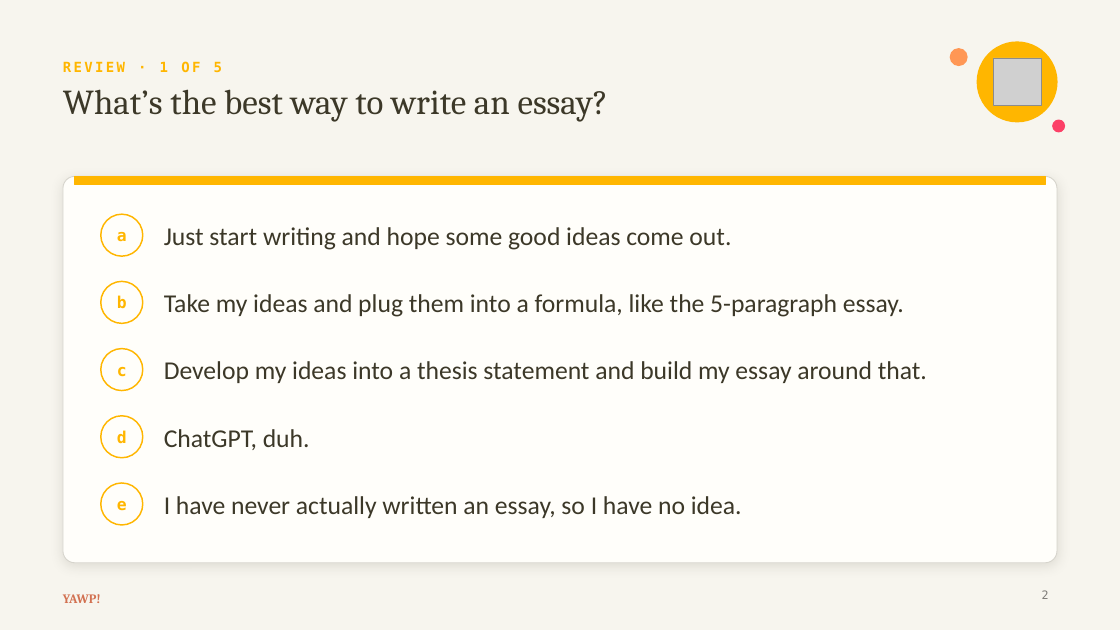
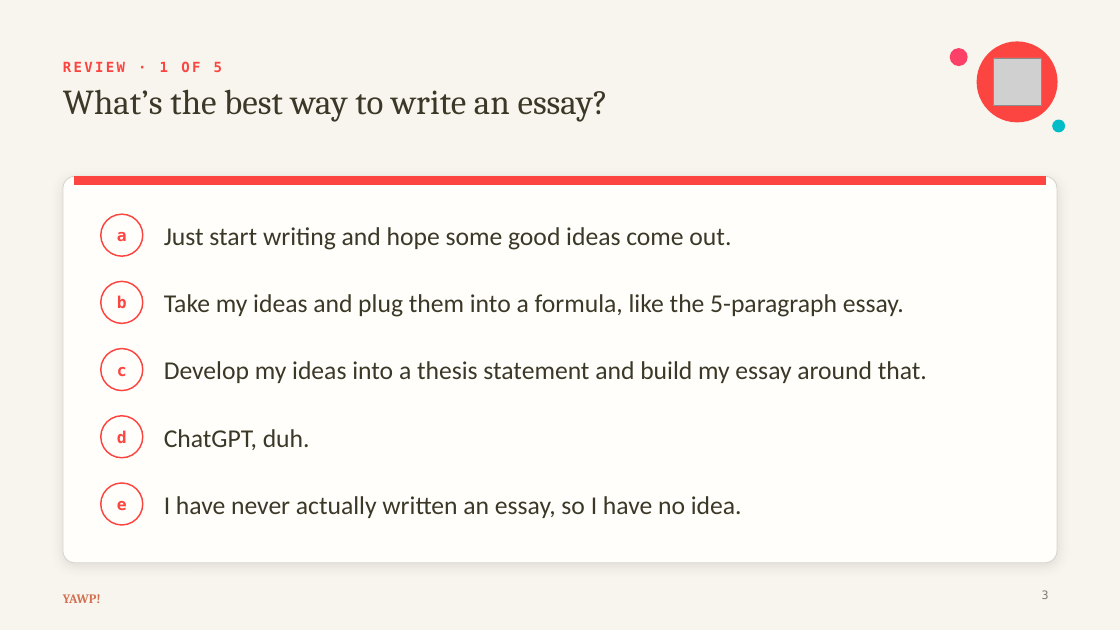
Before and after one commit to The-Connell-School/yawp, a slide deck: slide 3 of services/web-app/resources/thesis-essay-decks/lesson-5-body-paragraphs.pptx (slide 2 before the commit). Drawn at 1120x630 pixels with LibreOffice and Linux fonts; fonts in the diff are those of the drawing; grey boxes stand for pictures. Boxes give left, top, right and bottom in pixels: in the first picture for what was removed or moved away, otherwise in the second. Text is boxed around its words. In the diff, an @@ line names an element or a change of style, - is before the commit and + after.

```diff
--- a/services/web-app/resources/thesis-essay-decks/lesson-5-body-paragraphs.pptx
+++ b/services/web-app/resources/thesis-essay-decks/lesson-5-body-paragraphs.pptx
@@ ellipse at bbox=[950, 49, 967, 66]: fill #FF9755 to #FC4067; outline #FF9755 1 pt to #FC4067 1 pt @@
@@ ellipse at bbox=[977, 42, 1057, 122]: fill #FFB600 to #FC4540; outline #FFB600 1 pt to #FC4540 1 pt @@
@@ ellipse at bbox=[1053, 120, 1065, 132]: fill #FC4067 to #02BDC7; outline #FC4067 1 pt to #02BDC7 1 pt @@
@@ rectangle at bbox=[75, 176, 1045, 185]: fill #FFB600 to #FC4540; outline #FFB600 1 pt to #FC4540 1 pt @@
@@ text colour #FFB600 to #FC4540 in 6 elements at bbox=[63, 61, 222, 72], bbox=[117, 232, 127, 241], bbox=[117, 295, 127, 308], bbox=[117, 367, 127, 376], bbox=[117, 430, 127, 443], bbox=[117, 501, 127, 510] @@
@@ outline #FFB600 1.25 pt to #FC4540 1.25 pt in 5 elements at bbox=[101, 214, 143, 256], bbox=[101, 281, 143, 323], bbox=[101, 349, 143, 391], bbox=[101, 416, 143, 458], bbox=[101, 483, 143, 525] @@
```
Also in this commit, not shown: 20 other slides changed, 3 slides added, 22 other files.
